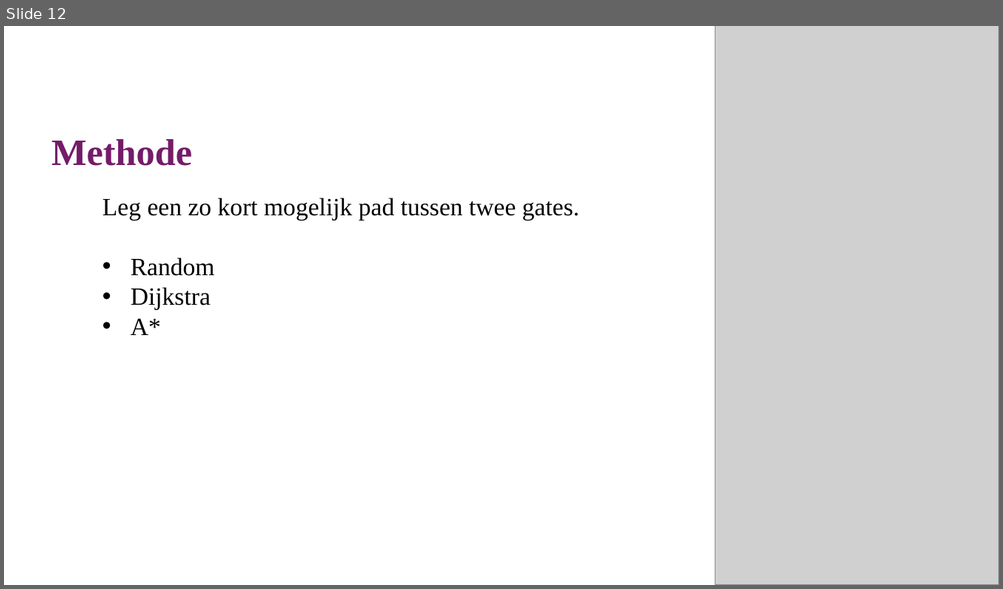
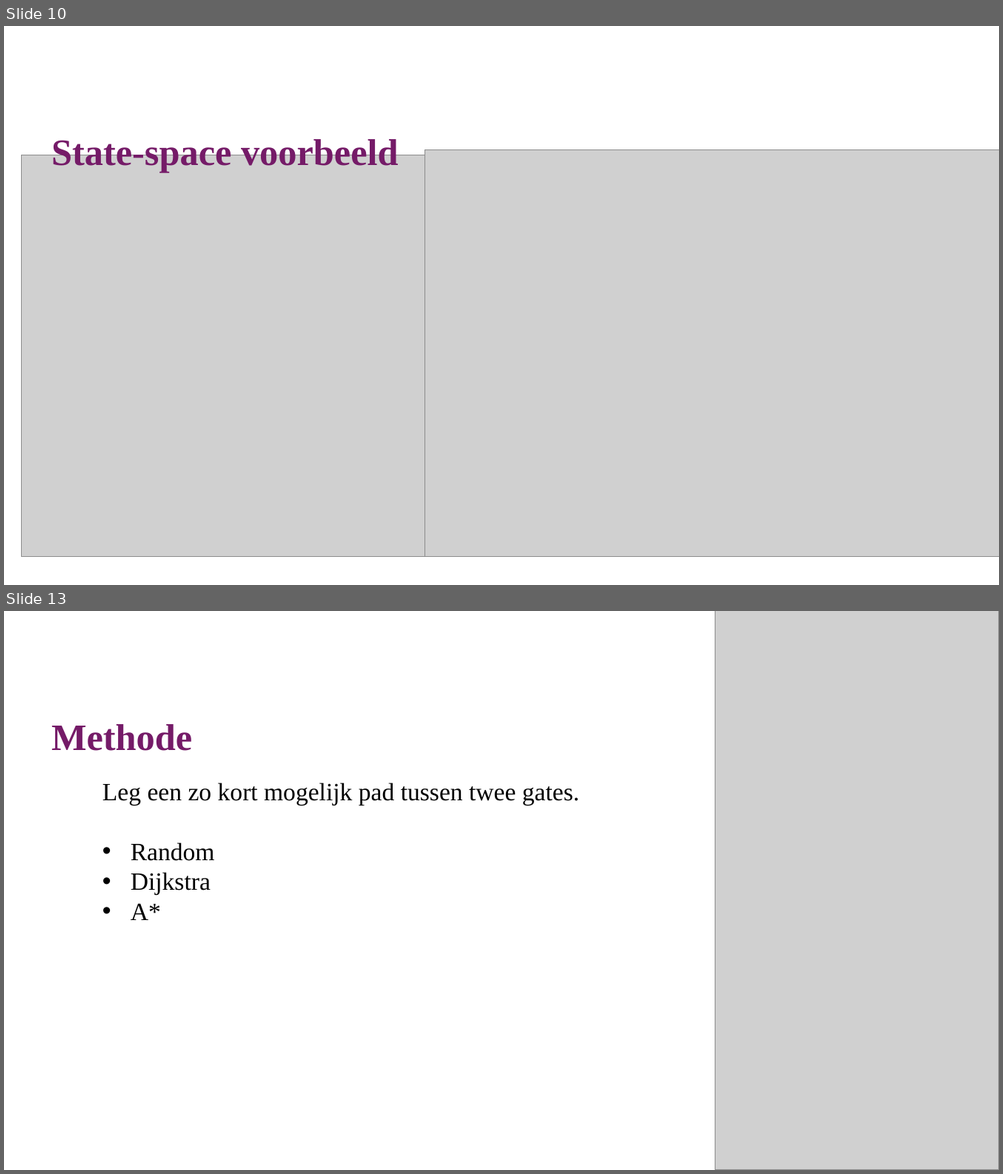
Before and after one commit to lisaeindhoven/chips-and-circuits, a slide deck: docs/Schutte_Eindhoven_vdLaan_C&C.pptx. Shown one above the other, each under a label of ours: slide 12 before the commit, slides 10 and 13 after it; the slides between them are not shown. The pictures are 1003x589 and 1003x1174 pixels, drawn with LibreOffice and Linux fonts; fonts in the diff are those of the drawing; grey boxes stand for pictures; background and template pictures are left out. Boxes give left, top, right and bottom in pixels: in the first picture for what was removed or moved away, otherwise in the second. Text is boxed around its words. In the diff, an @@ line names an element or a change of style, - is before the commit and + after.

```diff
--- a/docs/Schutte_Eindhoven_vdLaan_C&C.pptx
+++ b/docs/Schutte_Eindhoven_vdLaan_C&C.pptx
@@ slide 10 added at (x1=4, y1=26, x2=999, y2=585), background #FFFFFF @@
@@ title added at (x1=51, y1=136, x2=398, y2=173), 36 pt, text #751B68, bold @@
+State-space voorbeeld
@@ picture added at (x1=22, y1=155, x2=426, y2=557) @@
@@ picture added at (x1=425, y1=150, x2=999, y2=557) @@
@@ what was slide 12 is now slide 13 @@
```
Also in this commit, not shown: 11 slides changed, 2 other slides added.
